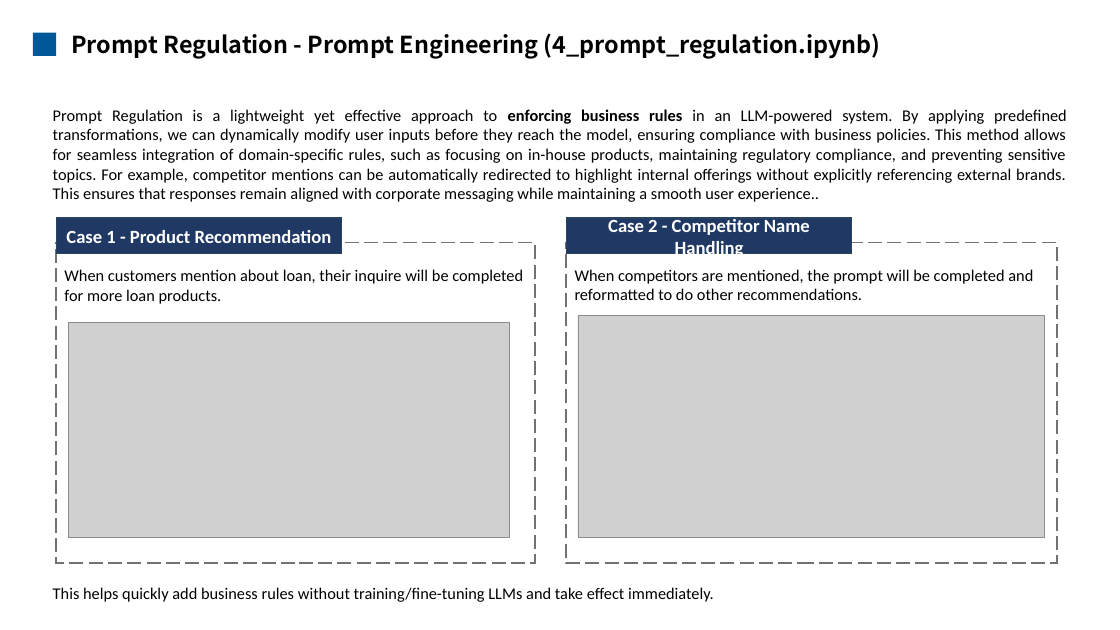
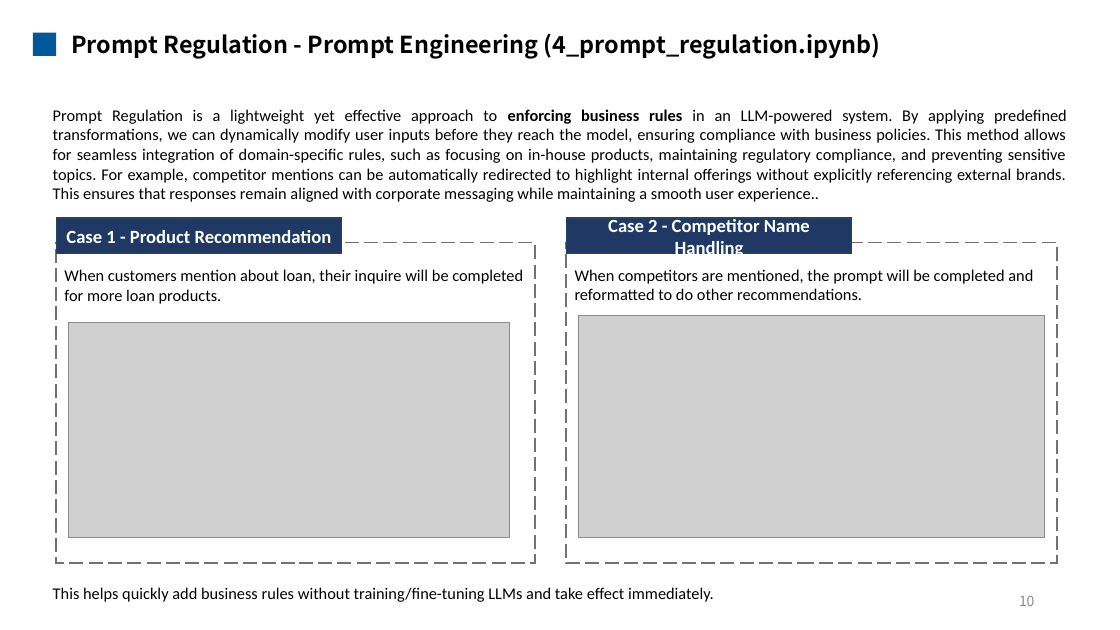
Before and after one commit to mengqinxue/Guardrails, a slide deck: slide 11 of docs/Guardrails Presentation.pptx. Drawn at 1120x630 pixels with LibreOffice and Linux fonts; fonts in the diff are those of the drawing; grey boxes stand for pictures. Boxes give left, top, right and bottom in pixels: in the first picture for what was removed or moved away, otherwise in the second. Text is boxed around its words. In the diff, an @@ line names an element or a change of style, - is before the commit and + after.

```diff
--- a/docs/Guardrails Presentation.pptx
+++ b/docs/Guardrails Presentation.pptx
@@ page number added at bbox=[1019, 595, 1035, 606], 12 pt, text #898989 @@
+10
```
Also in this commit, not shown: 14 other slides changed, 1 other file.
